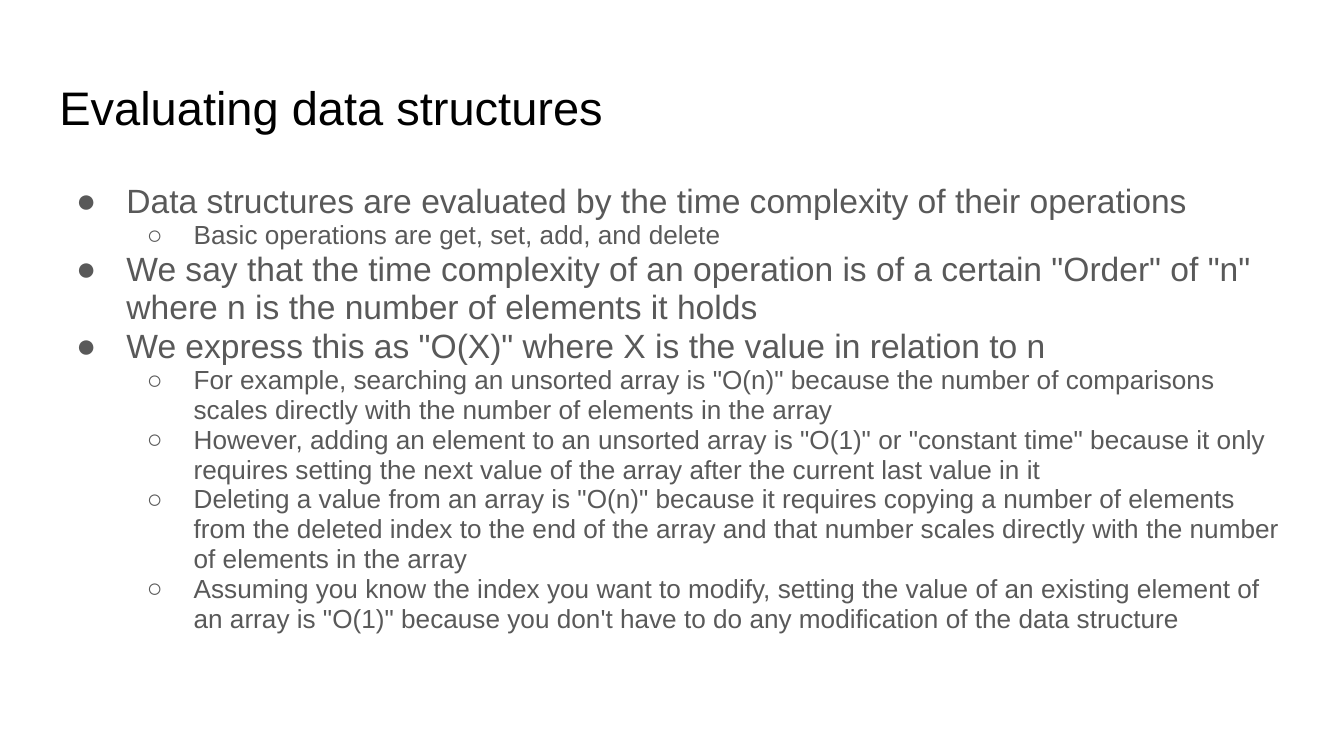
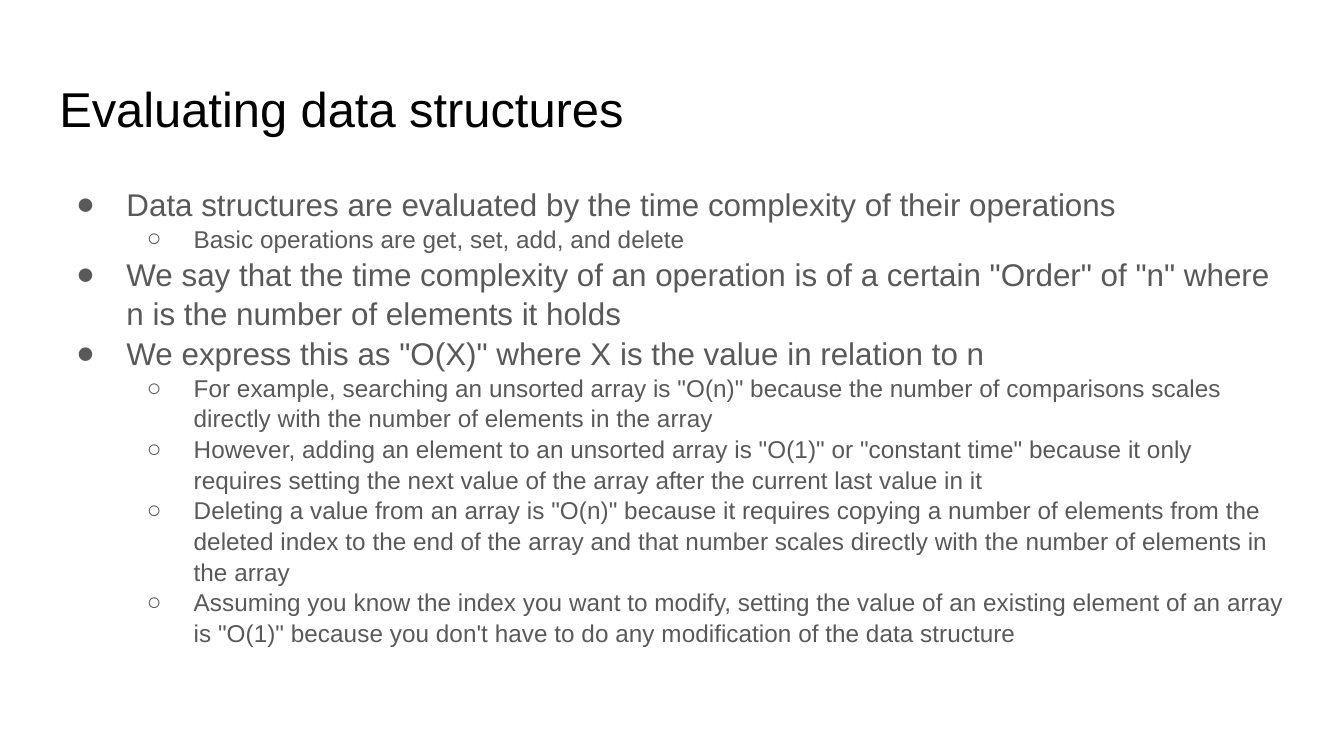
Before and after one commit to brian-card/data-structures, a slide deck: slide 4 of Data Structures in C.pptx. Drawn at 1344x756 pixels with LibreOffice and Linux fonts; fonts in the diff are those of the drawing. Boxes give left, top, right and bottom in pixels: in the first picture for what was removed or moved away, otherwise in the second. Text is boxed around its words. In the diff, an @@ line names an element or a change of style, - is before the commit and + after.

```diff
--- a/Data Structures in C.pptx
+++ b/Data Structures in C.pptx
@@ title "Evaluating data structures" at bbox=[59, 91, 623, 137]: size 25.2 to 26.2 pt @@
@@ text "Data structures are evaluated by ..." at bbox=[126, 193, 1282, 647]: size 18 to 16.8 pt in "Data structures are evaluated by the time ...", "We say that the time complexity of ...", "We express this as "O(X)" where X ..."; size 14 to 13.1 pt in "Basic operations are get, set, add, and ...", "For example, searching an unsorted array is ...", "However, adding an element to an unsorted ...", "Deleting a value from an array is ..." and 1 more places; line spacing 0.95 to 1.05 @@
```
Also in this commit, not shown: 6 other slides changed.
